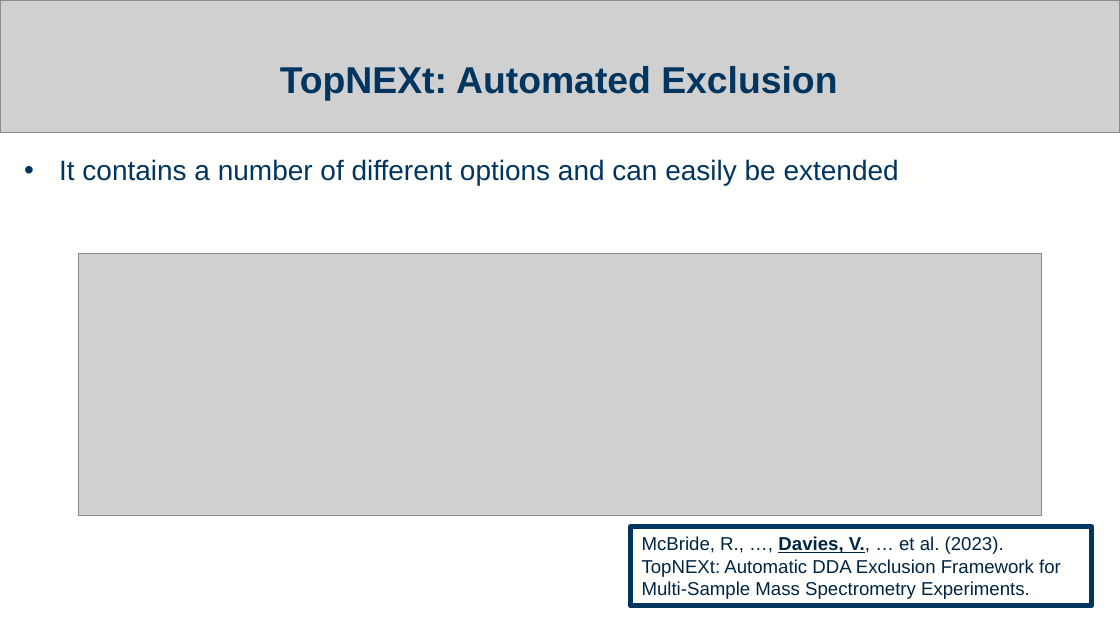
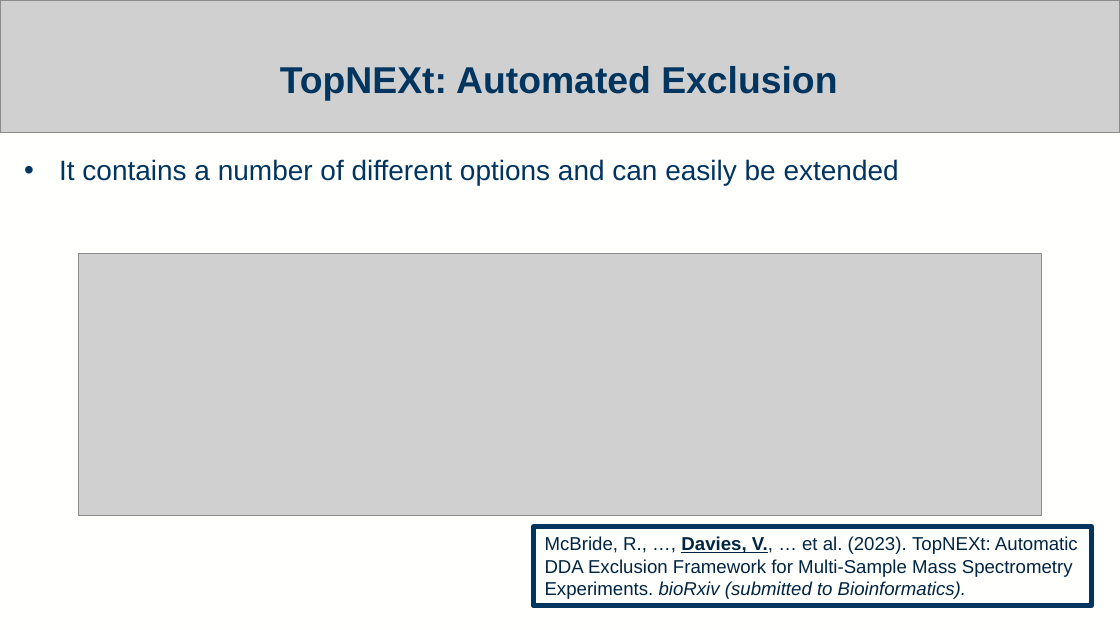
Before and after one commit to vinnydavies/presentations, a slide deck: slide 43 of ViMMS.pptx (slide 20 before the commit). Drawn at 1120x630 pixels with LibreOffice and Linux fonts; fonts in the diff are those of the drawing; grey boxes stand for pictures. Boxes give left, top, right and bottom in pixels: in the first picture for what was removed or moved away, otherwise in the second. Text is boxed around its words. In the diff, an @@ line names an element or a change of style, - is before the commit and + after.

```diff
--- a/ViMMS.pptx
+++ b/ViMMS.pptx
@@ rectangle "McBride, R., …, Davies, V., ...": place and size @@
-rectangle "McBride, R., …, Davies, V., ..." at bbox=[631, 526, 1091, 606]
+rectangle "McBride, R., …, Davies, V., ..." at bbox=[533, 526, 1091, 606]
@@ text in rectangle at bbox=[545, 536, 1078, 599]: text changed @@
-McBride, R., …, Davies, V., … et al. (2023). TopNEXt: Automatic DDA Exclusion Framework for Multi-Sample Mass Spectrometry Experiments.
+McBride, R., …, Davies, V., … et al. (2023). TopNEXt: Automatic DDA Exclusion Framework for Multi-Sample Mass Spectrometry Experiments. bioRxiv (submitted to Bioinformatics).
```
Also in this commit, not shown: 3 other slides changed, 23 slides added, 1 other file.
